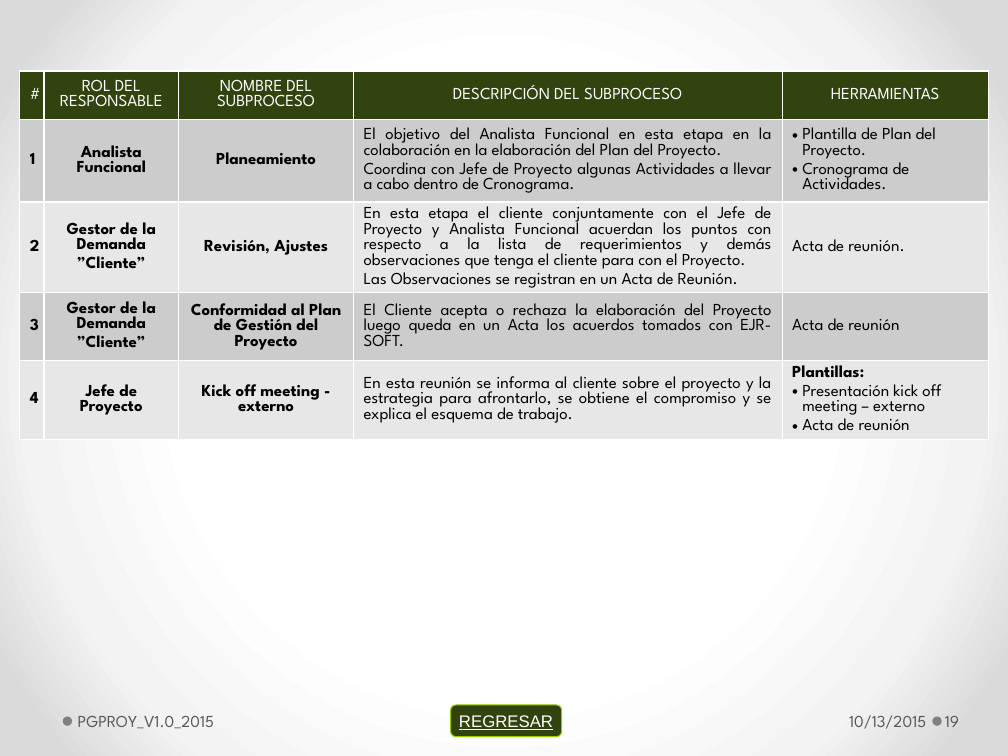
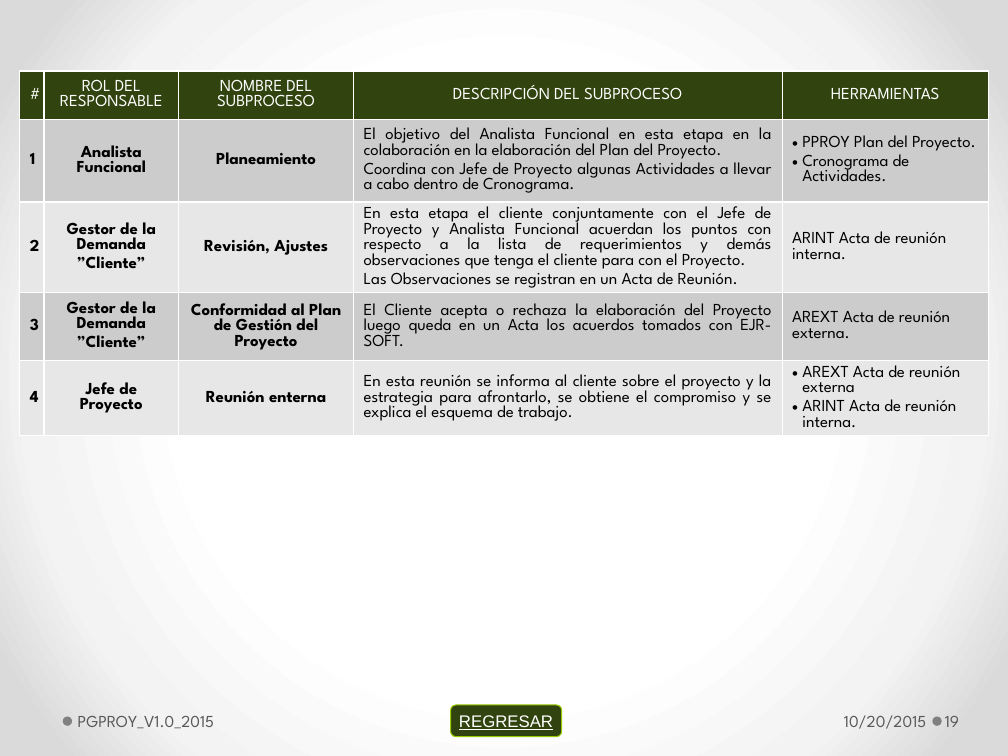
Before and after one commit to lowrider80/UTP-GPS-ALARM, a slide deck: slide 19 of Area_de_Proceso-_PP-PMC/PGPROY/PGPROY_V1.1_2015.pptx. Drawn at 1008x756 pixels with LibreOffice and Linux fonts; fonts in the diff are those of the drawing. Boxes give left, top, right and bottom in pixels: in the first picture for what was removed or moved away, otherwise in the second. Text is boxed around its words. In the diff, an @@ line names an element or a change of style, - is before the commit and + after.

Commit message:
Proceso Gestión de Proyecto

```diff
--- a/Area_de_Proceso-_PP-PMC/PGPROY/PGPROY_V1.1_2015.pptx
+++ b/Area_de_Proceso-_PP-PMC/PGPROY/PGPROY_V1.1_2015.pptx
@@ table at <box>20,71,989,581</box> @@
-row 2, column 5: Plantilla de Plan del Proyecto. / Cronograma de Actividades.
+row 2, column 5: PPROY Plan del Proyecto. / Cronograma de Actividades.
-row 3, column 5: Acta de reunión.
+row 3, column 5: ARINT Acta de reunión interna.
-row 4, column 5: Acta de reunión
+row 4, column 5: AREXT Acta de reunión externa.
-row 5, column 3: Kick off meeting - externo
+row 5, column 3: Reunión enterna
-row 5, column 5: Plantillas: / Presentación kick off meeting – externo / Acta de reunión
+row 5, column 5: AREXT Acta de reunión externa / ARINT Acta de reunión interna.
@@ text at <box>844,715,926,729</box>: text changed @@
-10/13/2015
+10/20/2015
```
Also in this commit, not shown: 30 other slides changed.
